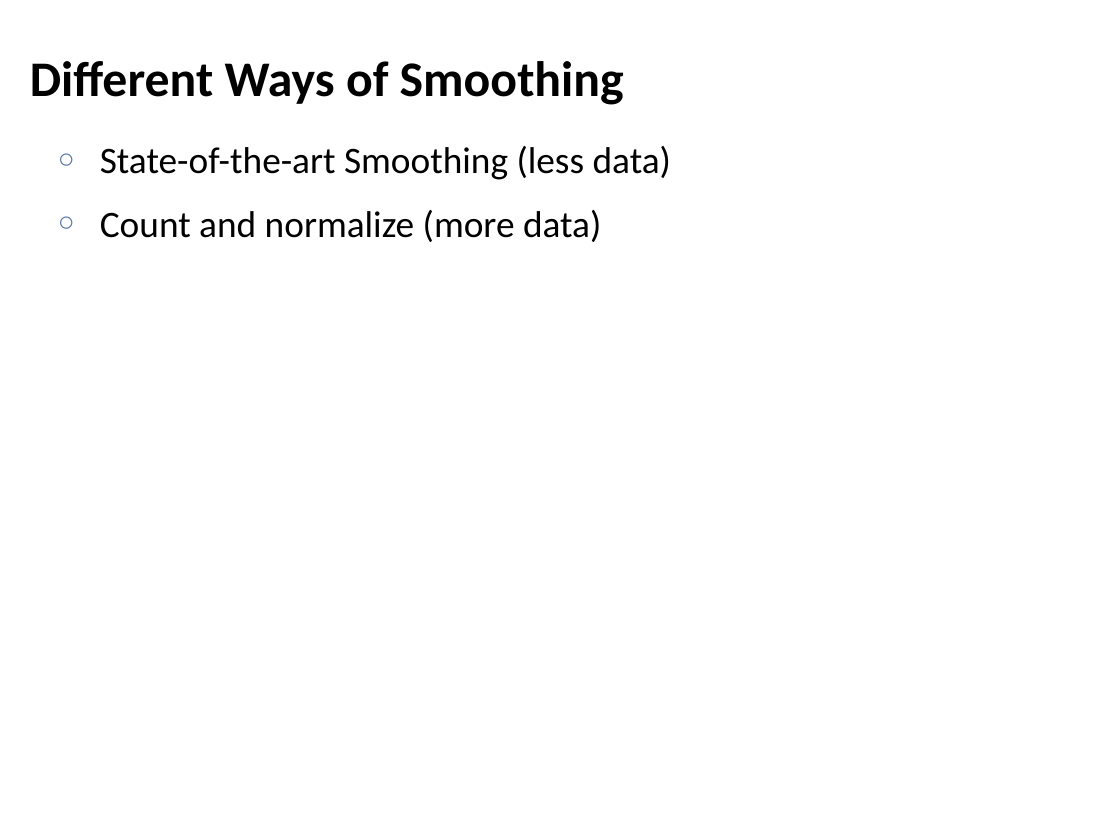
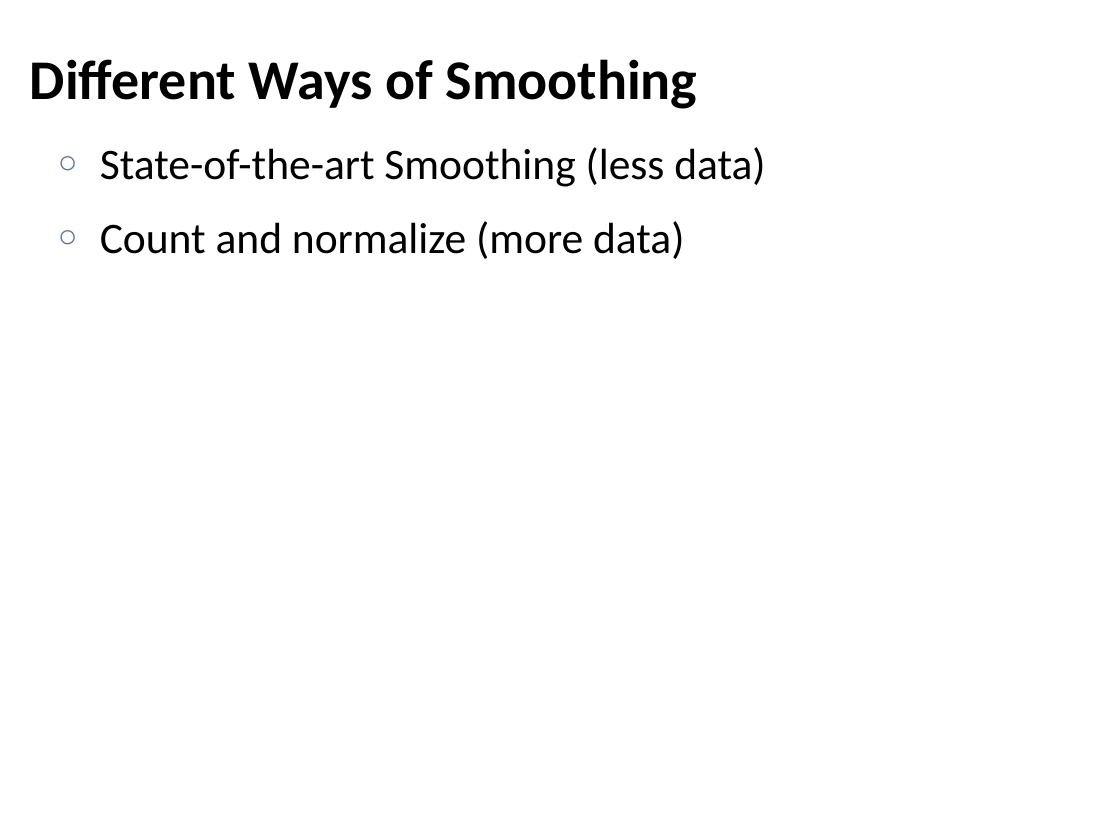
Before and after one commit to chriswjh/chriswjh.github.io, a slide deck: slide 52 of BDM/MapReduce_Algorithm.pptx. Drawn at 1120x840 pixels with LibreOffice and Linux fonts; fonts in the diff are those of the drawing. Boxes give left, top, right and bottom in pixels: in the first picture for what was removed or moved away, otherwise in the second. Text is boxed around its words. In the diff, an @@ line names an element or a change of style, - is before the commit and + after.

```diff
--- a/BDM/MapReduce_Algorithm.pptx
+++ b/BDM/MapReduce_Algorithm.pptx
@@ title "Different Ways of Smoothing" at <box>30,59,698,109</box>: size 32 to 36 pt @@
@@ text "State-of-the-art Smoothing (less data)" at <box>100,147,765,259</box>: size 24 to 28 pt; more space between paragraphs @@
```
Also in this commit, not shown: 52 other slides changed, 2 other files.
